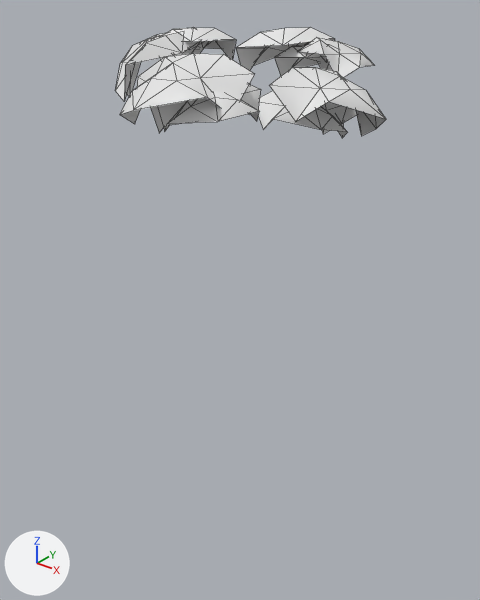
The OBJ model game/assets/models/plants/SM_Plant_CanopyTreeMature_Canopy.obj, before and after one commit.
The view is the same before and after, from a camera (50 mm lens) standing at (22.3, -28.1, 38.4) and looking at (-0.9, 1.0, 20.4). The axes (+X, +Y, +Z) are drawn at lower left. The lights are the same throughout. The older version comes first. Mesh edges are drawn as thin lines. Where no turn or scale is listed for an object, it has been applied to the vertices.

The first picture shows 'SM_Plant_CanopyTreeMature_Canopy'.
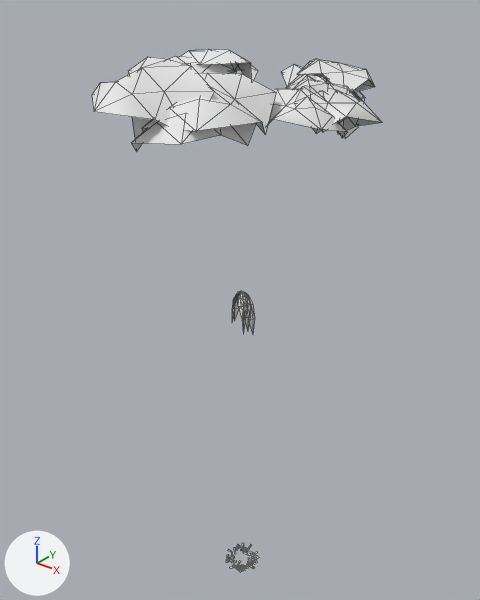
The edits, one by one:
me_sm_plant_canopytreemature_canopy is used by ob_sm_plant_canopytreemature_canopy; location (0.0, 0.0, 0.0).
me_sm_plant_canopytreemature_canopy had 204 vertices, 288 faces and spanned x -10.8..9.5, y -9.8..9.0, z 31.5..35.9.
me_sm_plant_canopytreemature_canopy now has 441 vertices, 448 faces and spans x -8.3..7.6, y -9.8..8.0, z 0.0..35.2.
me_sm_plant_canopytreemature_canopy part 1: the loose piece of 17 vertices spanning x -1.2..5.0, y -9.8..-4.5, z 32.4..35.6 is multiplied about its middle by the matrix ((-0.337, -0.578, 0.011), (0.578, -0.337, -0.015), (0.019, 0.002, 0.669)), then moved by (3.0, 7.5, -0.9).
me_sm_plant_canopytreemature_canopy part 2: the loose piece of 17 vertices spanning x -8.2..-3.5, y 1.2..5.2, z 33.7..35.8 is multiplied about its middle by the matrix ((0.205, 1.02, -0.016), (-1.019, 0.205, 0.016), (0.019, 0.012, 1.04)), then moved by (8.0, 0.9, -2.1).
me_sm_plant_canopytreemature_canopy part 3: the loose piece of 17 vertices spanning x -1.1..3.6, y 4.1..9.0, z 33.0..35.4 is turned 62.8 degrees about the z axis through its middle and scaled by 0.983, then moved by (-5.6, -3.5, -0.6).
me_sm_plant_canopytreemature_canopy part 4: the loose piece of 17 vertices spanning x -4.1..1.2, y 4.0..8.7, z 33.0..35.9 is turned 22.8 degrees about the z axis through its middle and scaled by 0.947, then moved by (-3.7, -4.5, -1.7).
me_sm_plant_canopytreemature_canopy part 5: the loose piece of 17 vertices spanning x 1.3..5.4, y -8.3..-4.1, z 32.5..34.6 is multiplied about its middle by the matrix ((1.322, 0.32, 0.027), (-0.32, 1.322, 0.018), (-0.022, -0.024, 1.36)), then moved by (-1.1, 0.9, -0.4).
me_sm_plant_canopytreemature_canopy part 6: the loose piece of 17 vertices spanning x 2.6..6.3, y -1.6..2.8, z 31.8..33.9 is rebuilt with 17 vertices and now spans x 3.2..7.6, y -2.6..2.6, z 31.1..33.9.
me_sm_plant_canopytreemature_canopy part 7: the loose piece of 17 vertices spanning x 0.3..4.3, y -7.6..-3.0, z 32.3..34.6 is rebuilt with 17 vertices and now spans x -1.1..4.0, y -8.4..-3.5, z 31.3..34.1.
me_sm_plant_canopytreemature_canopy part 8: the loose piece of 17 vertices spanning x 4.4..9.5, y -4.9..1.1, z 31.6..35.0 is deleted.
me_sm_plant_canopytreemature_canopy part 9: 176 vertices added at x -1.2..1.3, y -1.3..1.4, z 0.0..0.1.
me_sm_plant_canopytreemature_canopy part 10: 51 vertices removed from x -10.8..2.4, y -2.4..8.5, z 32.1..35.8; 51 vertices added at x -8.3..4.6, y 0.1..8.0, z 30.5..34.4.
me_sm_plant_canopytreemature_canopy part 11: 61 vertices added at x -0.8..0.8, y -0.6..0.7, z 18.9..21.7.
me_sm_plant_canopytreemature_canopy part 12: 17 vertices added at x -2.6..3.6, y -9.8..-4.6, z 32.4..35.2.

Pixel boxes [x1, y1, x2, y2] of what changed, in the pictures (480 x 600 px; the box of a moved part takes in the faces that stretch with it):
'SM_Plant_CanopyTreeMature_Canopy', reshaped (7% wider, 368% taller): before [115, 27, 386, 138]; after [92, 49, 381, 572]
part 1 of me_sm_plant_canopytreemature_canopy, moved or reshaped: before [120, 53, 254, 124]; after [293, 75, 357, 132]
part 2 of me_sm_plant_canopytreemature_canopy, moved or reshaped: before [160, 28, 236, 60]; after [286, 74, 361, 100]
part 3 of me_sm_plant_canopytreemature_canopy, moved or reshaped: before [299, 37, 374, 77]; after [180, 49, 258, 80]
part 4 of me_sm_plant_canopytreemature_canopy, moved or reshaped: before [236, 27, 335, 70]; after [187, 63, 237, 74]
part 5 of me_sm_plant_canopytreemature_canopy, moved or reshaped: before [158, 84, 261, 131]; after [142, 73, 276, 134]
part 6 of me_sm_plant_canopytreemature_canopy, rebuilt: before [322, 105, 357, 134]; after [294, 85, 381, 134]
part 7 of me_sm_plant_canopytreemature_canopy, rebuilt (mostly hidden before): before [150, 83, 250, 133]; after [132, 117, 256, 151]
part 8 of me_sm_plant_canopytreemature_canopy, deleted: before [270, 67, 386, 136]
part 9 of me_sm_plant_canopytreemature_canopy, added: after [226, 543, 259, 572]
part 10 of me_sm_plant_canopytreemature_canopy, moved or reshaped: before [115, 27, 325, 101]; after [170, 56, 375, 138]
part 11 of me_sm_plant_canopytreemature_canopy, added: after [232, 291, 255, 334]
part 12 of me_sm_plant_canopytreemature_canopy, added: after [92, 57, 214, 125]
